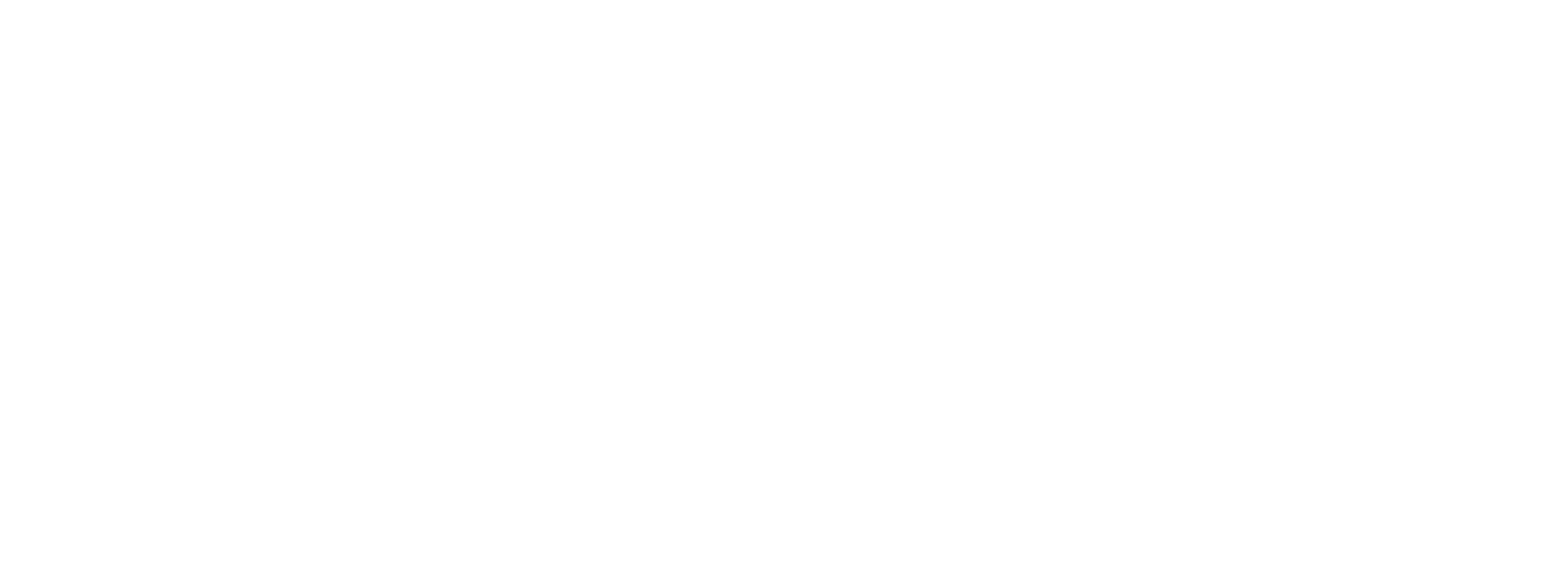
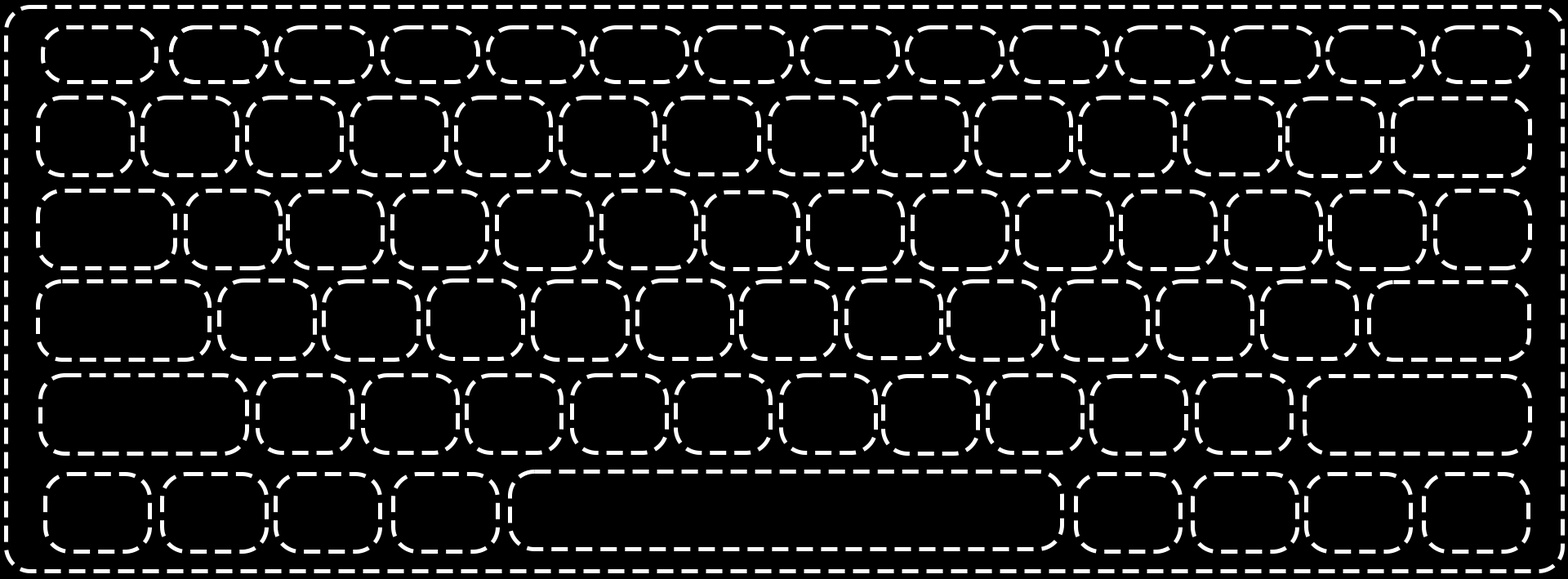
Comparing the layer stacks of the two 1568 × 579 images. Changes:
showed "Layer 0" over [0, 0, 1568, 579]
